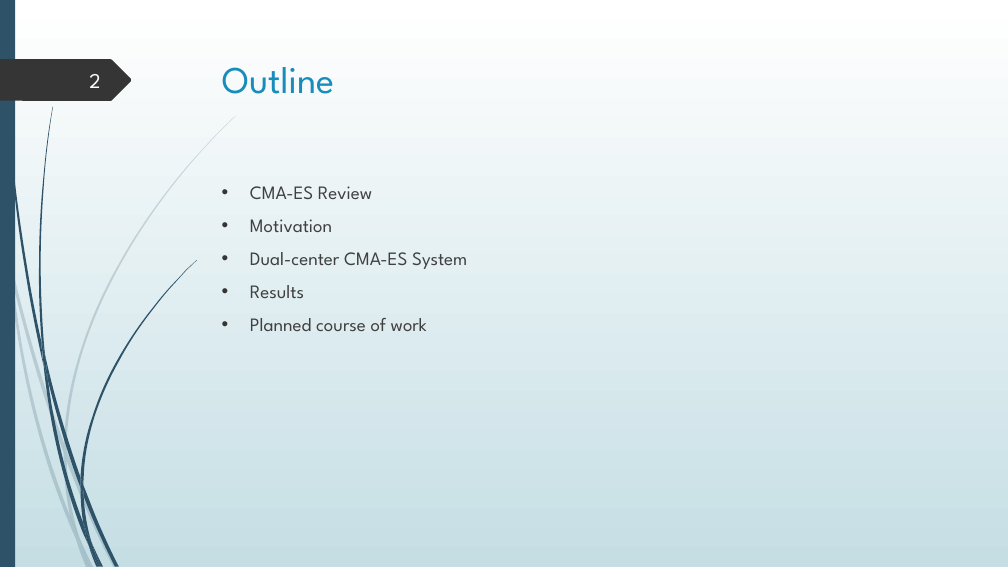
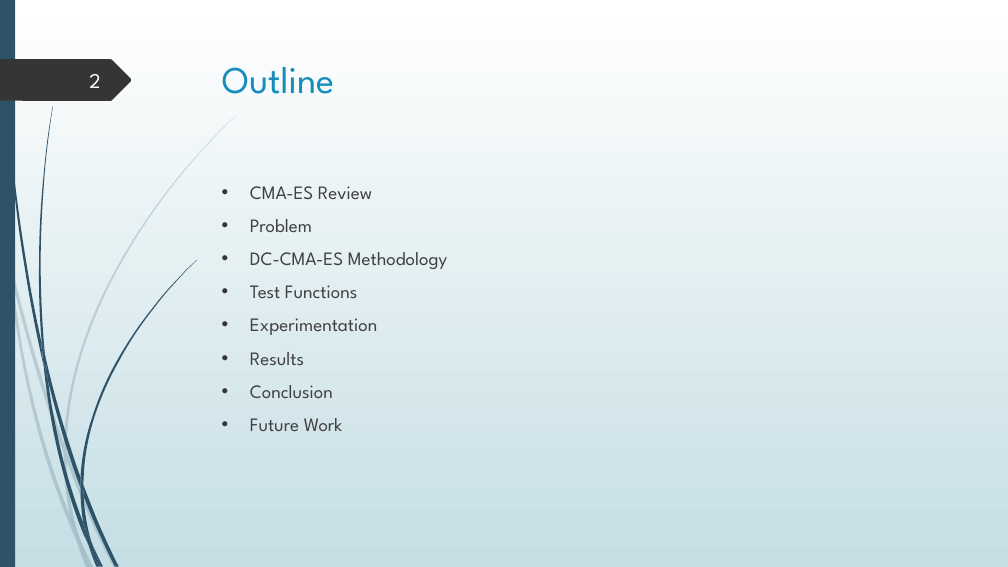
Before and after one commit to GingerLion/DualCenterCMAES, a slide deck: slide 2 of Thesis/DualcenterCMAES.pptx. Drawn at 1008x567 pixels with LibreOffice and Linux fonts; fonts in the diff are those of the drawing. Boxes give left, top, right and bottom in pixels: in the first picture for what was removed or moved away, otherwise in the second. Text is boxed around its words. In the diff, an @@ line names an element or a change of style, - is before the commit and + after.

```diff
--- a/Thesis/DualcenterCMAES.pptx
+++ b/Thesis/DualcenterCMAES.pptx
@@ text at <box>250,219,447,335</box>: text changed @@
-• Motivation
-• Dual-center CMA-ES System
+• Problem
+• DC-CMA-ES Methodology
+• Test Functions
+• Experimentation
@@ text at <box>250,385,343,431</box>: text changed @@
-• Planned course of work
+• Conclusion
+• Future Work
```
Also in this commit, not shown: 14 other slides changed, 28 slides added, 6 slides removed, 12 other files.
